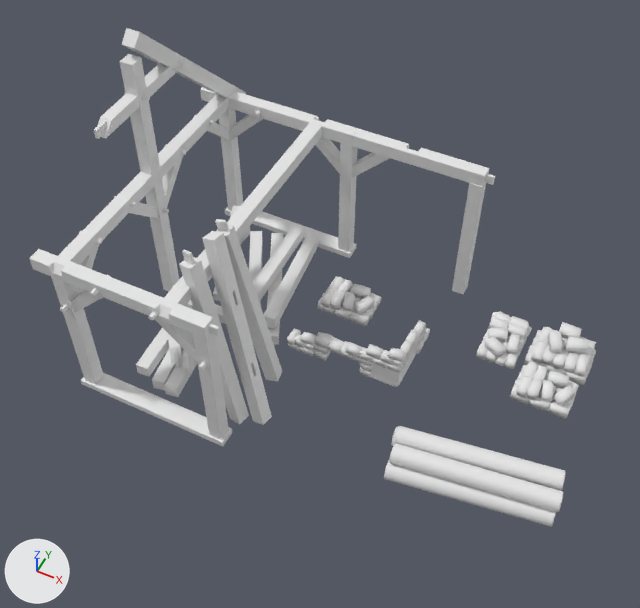
The FBX model Content/CA_Buildings/Meshes/Blacksmith/Blacksmith_S1.fbx: old version first, new version second.
One viewpoint serves both versions: a camera (50 mm lens) standing at (3.1, -7.08, 9.72) and looking at (-0.14, -0.6, 1.61). Every picture has the same lights, and +X, +Y and +Z are marked at lower left. Where no turn or scale is listed for an object, it has been applied to the vertices.

In view in the first picture: 'Blacksmith_S1_base', 'Blacksmith_S1_forge', 'Blacksmith_S1_rubble', 'Blacksmith_S1_rubblestone', 'Blacksmith_S1_wood'.
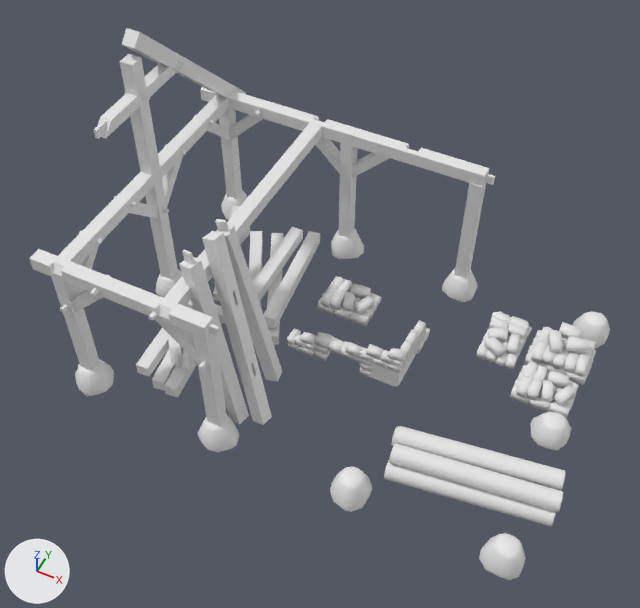
Commit message: blacksmith update
blacksmith update

Location of each change, [x1, y1, x2, y2] in pixels of the pictures (640 x 608 px):
'Blacksmith_S1_base', reshaped, moved, rescaled (94% wider, 63% taller)
    before: [81, 207, 357, 446]
    after: [75, 190, 610, 580]
part 1 of me_cube_003, built on
    before: [81, 207, 357, 446]
    after: [75, 190, 610, 580]

The change in detail:
me_cube_003 is used by ob_blacksmith_s1_base; parent ob_blacksmith_stage1; location (-1.934, -1.91, 0.0); scale (1.07, 1.36, 0.969).
me_cube_003 had 16 vertices, 12 faces and spanned x -1.04..1.04, y -0.09..2.91, z -0.05..0.05.
me_cube_003 now has 490 vertices, 420 faces and spans x -3.16..3.15, y -2.19..2.19, z -0.01..0.35.
me_cube_003 part 1: 16 vertices removed from x -1.04..1.04, y -0.09..2.91, z -0.05..0.05; 490 vertices added at x -3.16..3.15, y -2.19..2.19, z -0.01..0.35.
me_cube_003 part 2: the surface is now shaded smooth.
Object 'Blacksmith_S1_base' (ob_blacksmith_s1_base) is rescaled from (1.07, 1.36, 0.969) to (1.0, 1.0, 1.0).
Object 'Blacksmith_S1_base' (ob_blacksmith_s1_base) moves from (-1.934, -1.91, 0.0) to (0.0, 0.0, 0.0).
